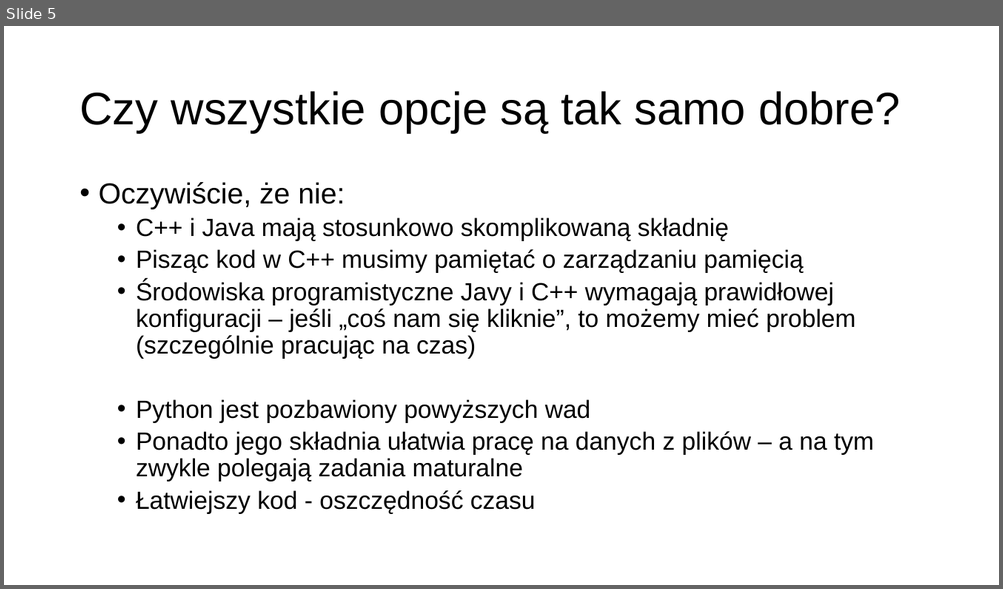
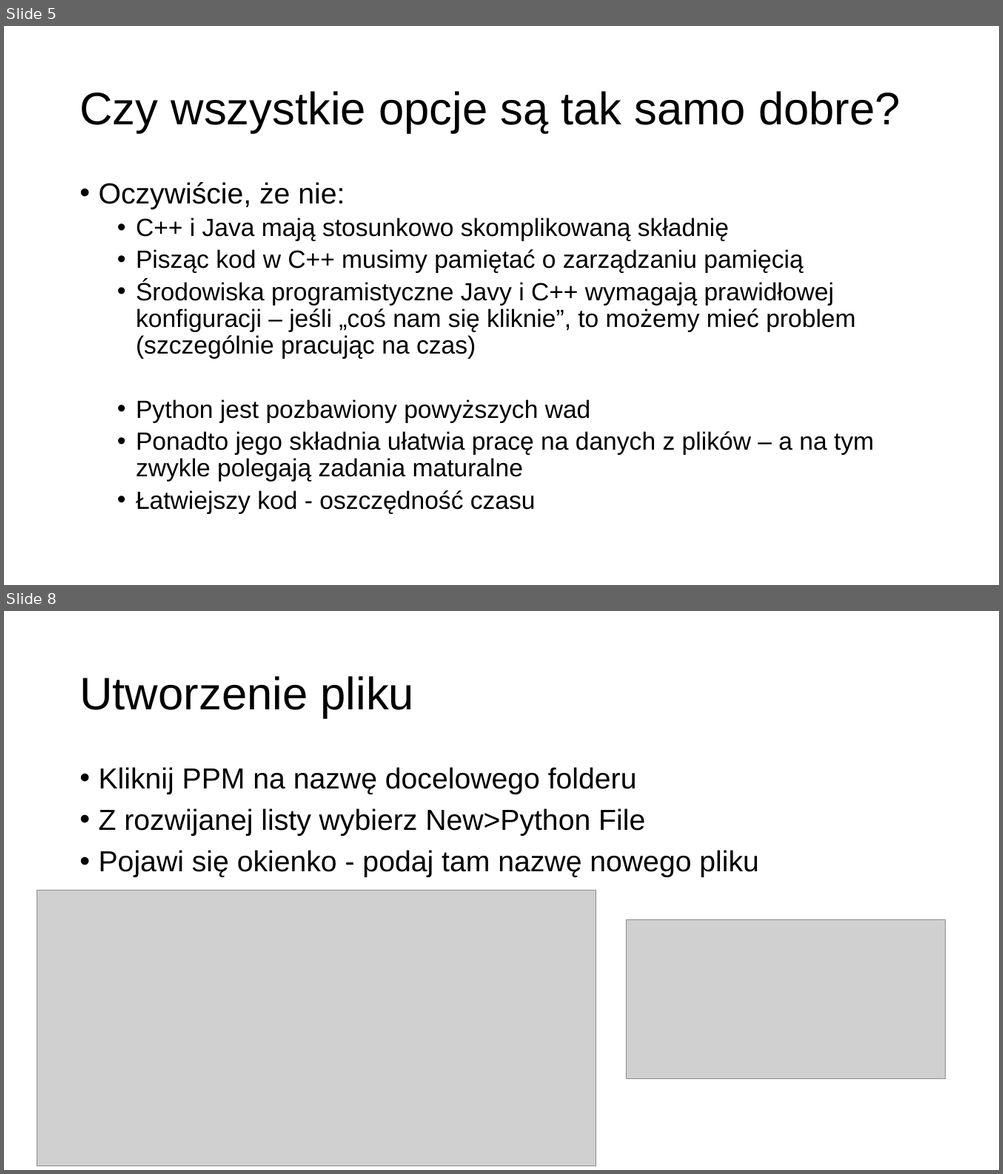
Before and after one commit to MikoStoro/ETI_Academy_Matura, a slide deck: prezentacje/prezentacja1.pptx. Shown one above the other, each under a label of ours: slide 5 before the commit, slides 5 and 8 after it; the slides between them are not shown. The pictures are 1003x589 and 1003x1174 pixels, drawn with LibreOffice and Linux fonts; fonts in the diff are those of the drawing; grey boxes stand for pictures; background and template pictures are left out. Boxes give left, top, right and bottom in pixels: in the first picture for what was removed or moved away, otherwise in the second. Text is boxed around its words. In the diff, an @@ line names an element or a change of style, - is before the commit and + after.

```diff
--- a/prezentacje/prezentacja1.pptx
+++ b/prezentacje/prezentacja1.pptx
@@ slide 8 added at <box>4,611,999,1170</box>, background picture (left out) @@
@@ title added at <box>79,676,414,718</box>, 44 pt, text #000000 @@
+Utworzenie pliku
@@ text added at <box>99,767,759,877</box>, 28 pt, text #000000 @@
+• Kliknij PPM na nazwę docelowego folderu
+• Z rozwijanej listy wybierz New>Python File
+• Pojawi się okienko - podaj tam nazwę nowego pliku
@@ picture added at <box>37,891,596,1167</box> @@
@@ picture added at <box>626,920,945,1079</box> @@
```
Also in this commit, not shown: 3 slides changed, 5 other slides added, 2 slides removed, 1 other file.
